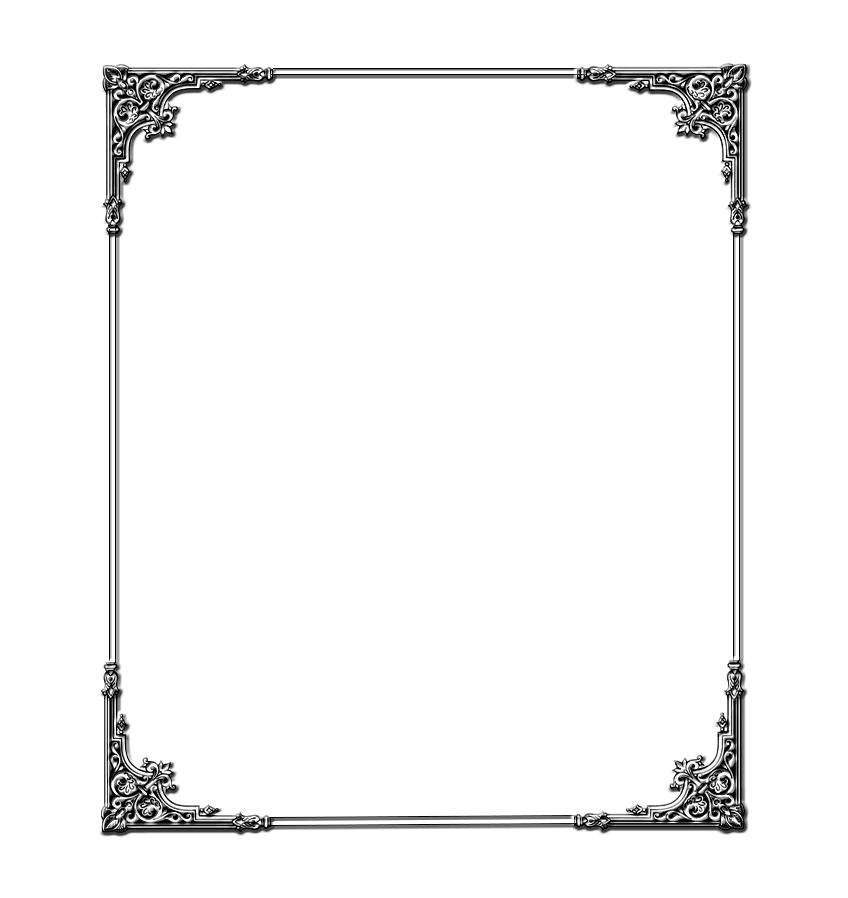
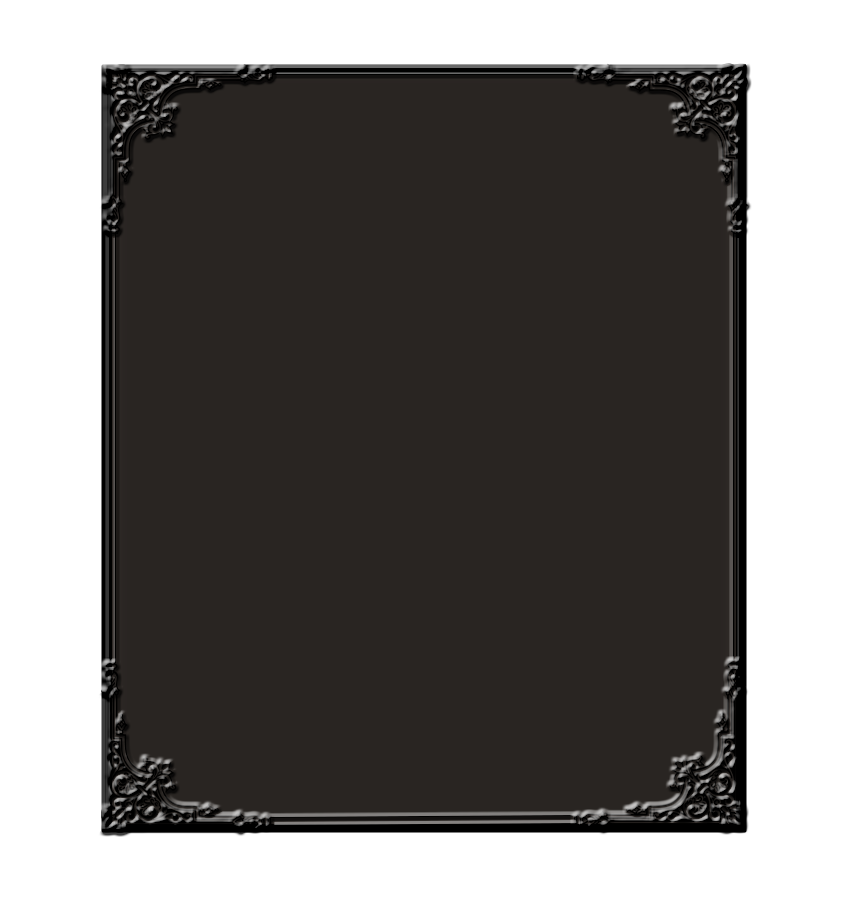
Two versions of the same layered image (848x898). Layer-by-layer changes:
showed "Inner" over [112, 74, 736, 824]
showed "outer" over [103, 66, 745, 831]
